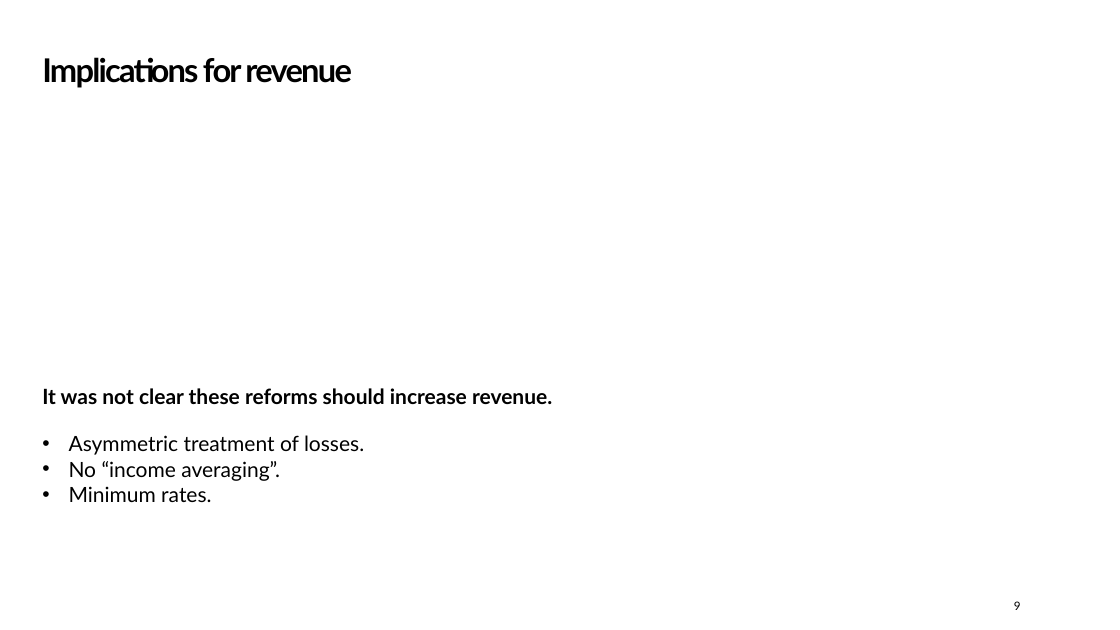
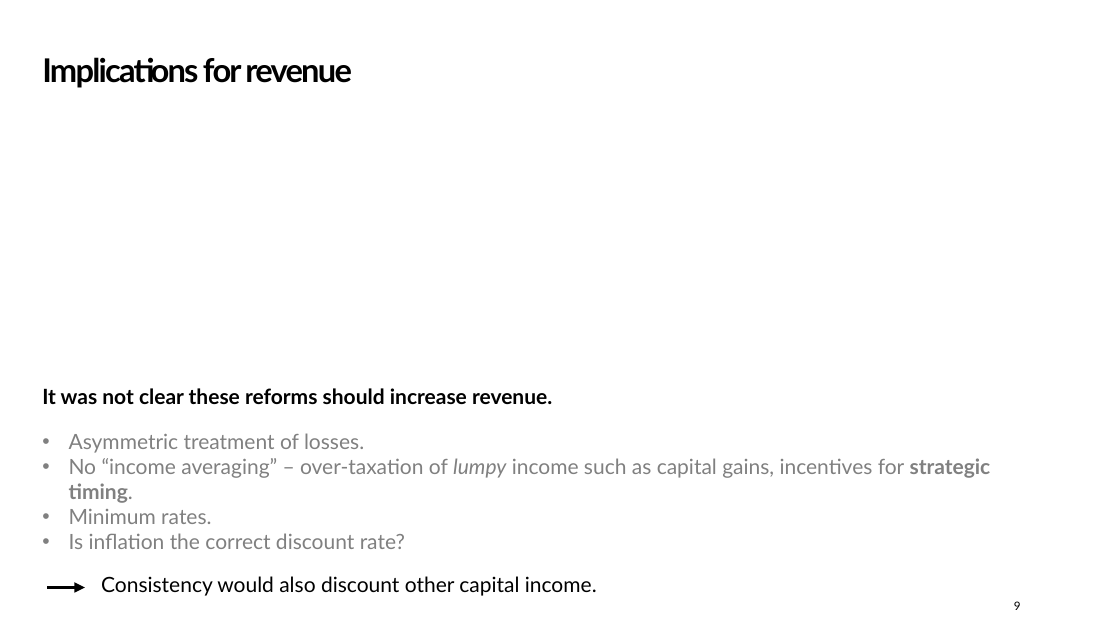
Before and after one commit to Zjub/TVHENZ, a slide deck: slide 9 of e61 Projects/Presentations/QETA Post-Budget 2026.pptx. Drawn at 1120x630 pixels with LibreOffice and Linux fonts; fonts in the diff are those of the drawing; background and template pictures are left out. Boxes give left, top, right and bottom in pixels: in the first picture for what was removed or moved away, otherwise in the second. Text is boxed around its words. In the diff, an @@ line names an element or a change of style, - is before the commit and + after.

```diff
--- a/e61 Projects/Presentations/QETA Post-Budget 2026.pptx
+++ b/e61 Projects/Presentations/QETA Post-Budget 2026.pptx
@@ text at bbox=[69, 433, 364, 524]: text colour #000000 to #808080 in "Asymmetric treatment of losses.", "Minimum rates." @@
@@ text at bbox=[69, 458, 991, 503]: text changed; text colour #000000 to #808080 @@
-• No “income averaging”.
+• No “income averaging” – over-taxation of lumpy income such as capital gains, incentives for strategic timing.
@@ text at bbox=[69, 533, 405, 549]: paragraph added @@
+• Is inflation the correct discount rate?
@@ arrow added from (47, 587) to (85, 587), #000000 3 pt @@
@@ text added at bbox=[101, 576, 597, 596], 18 pt, text #000000 @@
+Consistency would also discount other capital income.
```
Also in this commit, not shown: 3 other slides changed, 5 other files.
